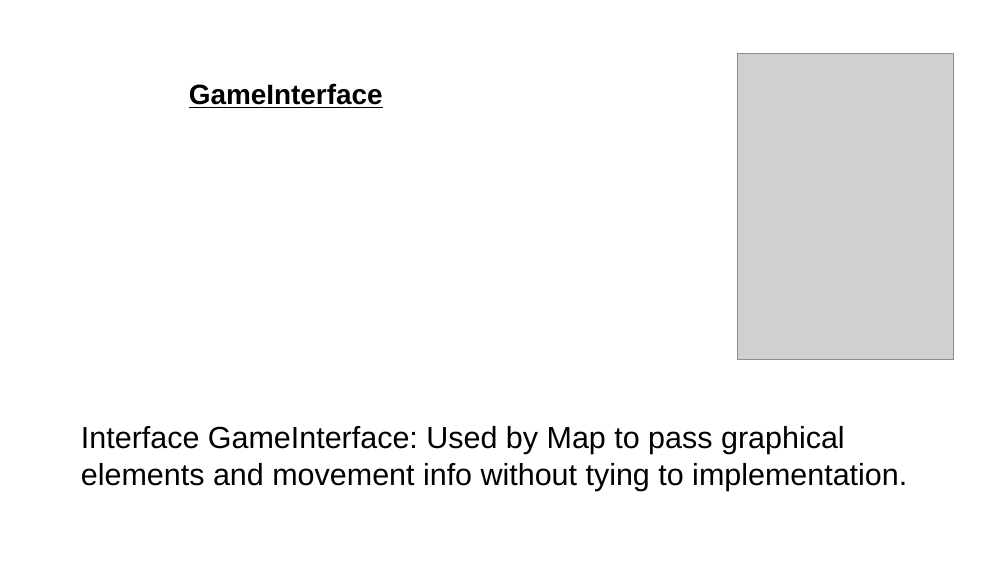
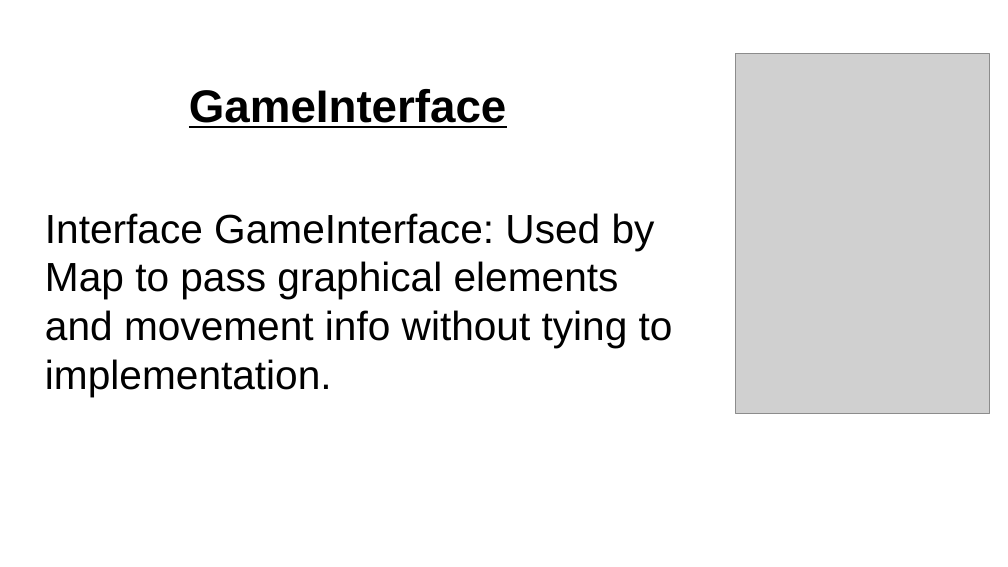
Before and after one commit to tellmon/2D-side-scroller, a slide deck: slide 5 of powerPoint.odp. Drawn at 1008x567 pixels with LibreOffice and Linux fonts; fonts in the diff are those of the drawing; grey boxes stand for pictures. Boxes give left, top, right and bottom in pixels: in the first picture for what was removed or moved away, otherwise in the second. Text is boxed around its words. In the diff, an @@ line names an element or a change of style, - is before the commit and + after.

```diff
--- a/powerPoint.odp
+++ b/powerPoint.odp
@@ picture: place and size @@
-picture at (738, 54, 954, 360)
+picture at (736, 54, 991, 414)
@@ text "GameInterface" at (189, 89, 506, 128): size 22 to 36 pt @@
@@ text "Interface GameInterface: Used by Map ...": place and size @@
-text "Interface GameInterface: Used by Map ..." at (81, 426, 907, 491)
+text "Interface GameInterface: Used by Map ..." at (45, 213, 673, 397)
@@ text "Interface GameInterface: Used by Map ..." at (45, 213, 673, 397): size 24 to 32 pt @@
```
Also in this commit, not shown: 4 other slides changed, 1 other file.
